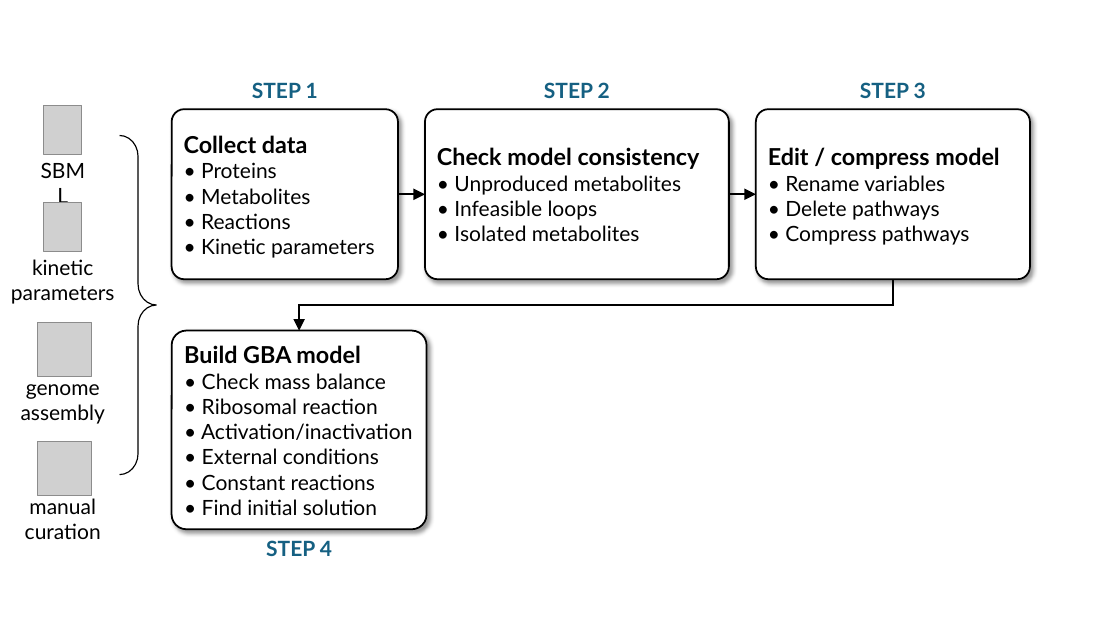
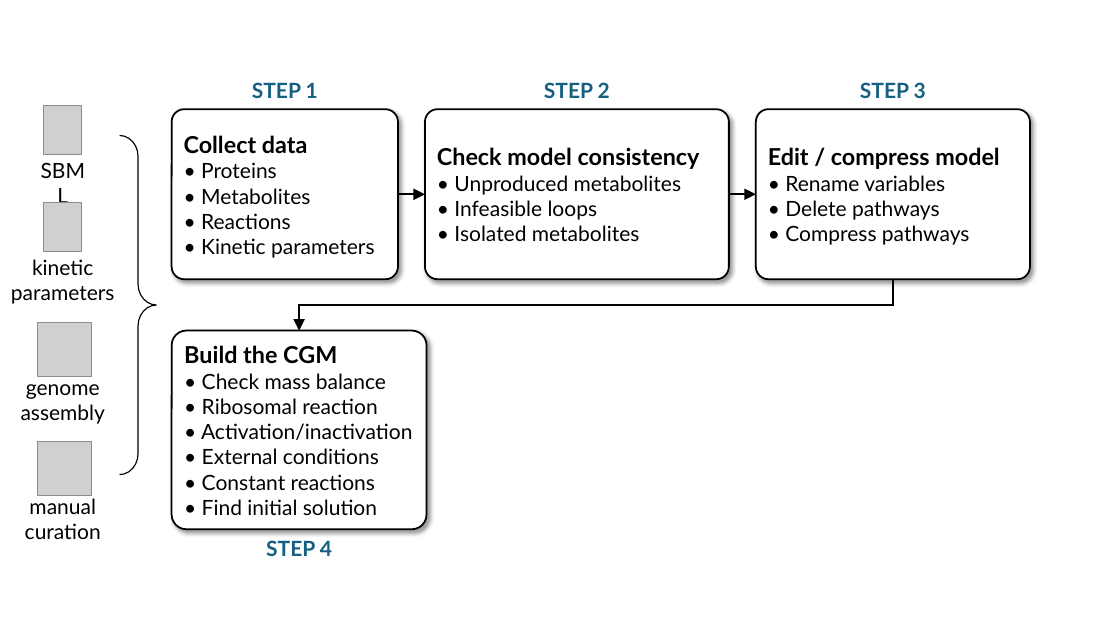
Before and after one commit to charlesrocabert/gbapy, a slide deck: slide 4 of doc/genome_scale_pipeline/genome_scale_pipeline.pptx. Drawn at 1120x630 pixels with LibreOffice and Linux fonts; fonts in the diff are those of the drawing; grey boxes stand for pictures. Boxes give left, top, right and bottom in pixels: in the first picture for what was removed or moved away, otherwise in the second. Text is boxed around its words. In the diff, an @@ line names an element or a change of style, - is before the commit and + after.

```diff
--- a/doc/genome_scale_pipeline/genome_scale_pipeline.pptx
+++ b/doc/genome_scale_pipeline/genome_scale_pipeline.pptx
@@ text in rounded rectangle at (184,345,337,364): text changed @@
-Build GBA model
+Build the CGM
```
Also in this commit, not shown: 3 other slides changed, 19 other files.
